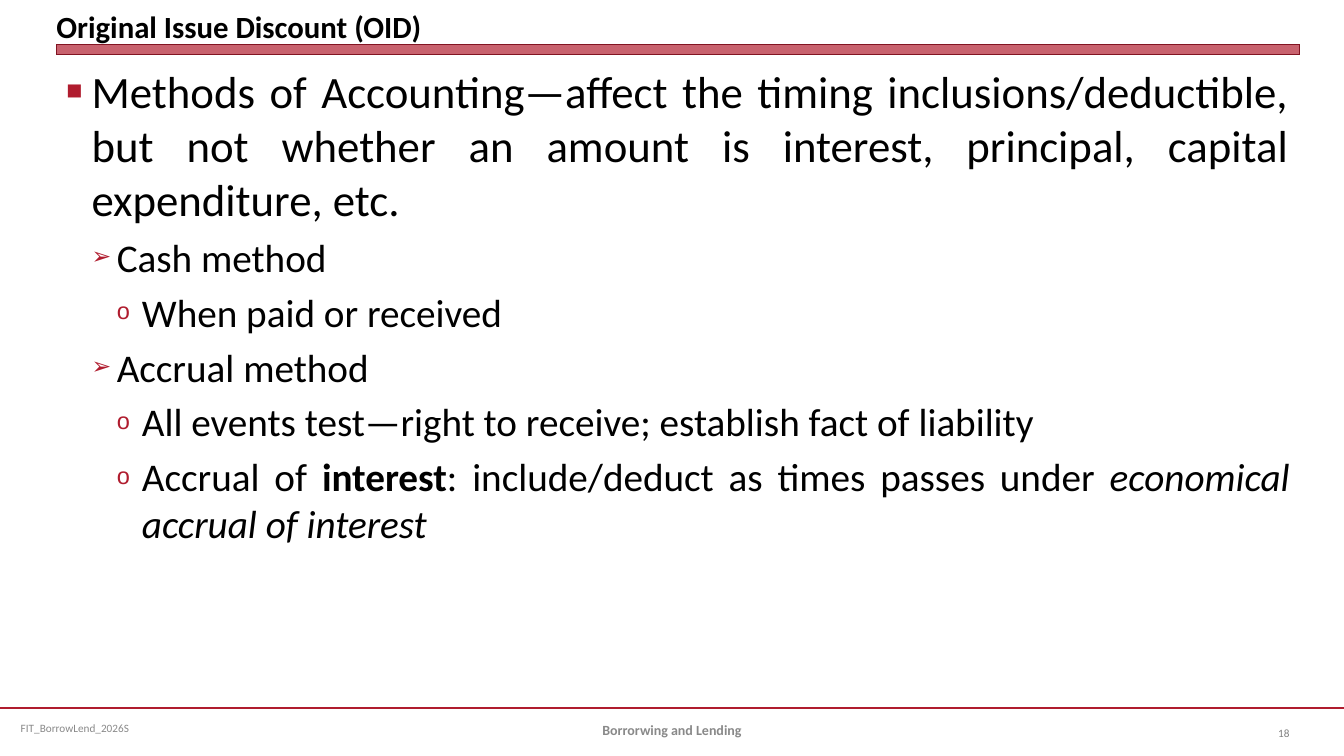
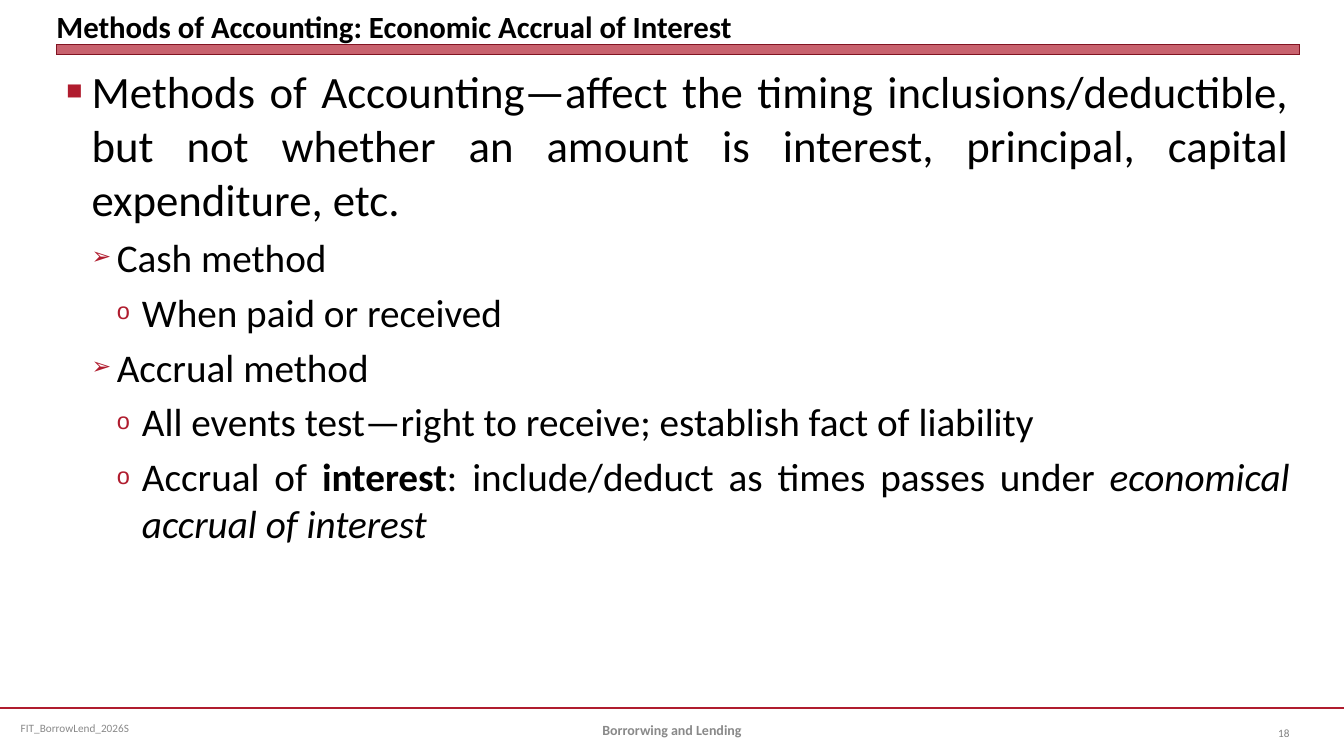
Before and after one commit to jmc877/Fed-Income-Tax, a slide deck: slide 18 of slides/FIT_BorrowLend_2026S.pptx. Drawn at 1344x756 pixels with LibreOffice and Linux fonts; fonts in the diff are those of the drawing. Boxes give left, top, right and bottom in pixels: in the first picture for what was removed or moved away, otherwise in the second. Text is boxed around its words. In the diff, an @@ line names an element or a change of style, - is before the commit and + after.

```diff
--- a/slides/FIT_BorrowLend_2026S.pptx
+++ b/slides/FIT_BorrowLend_2026S.pptx
@@ title at (56,16,732,46): text changed @@
-Original Issue Discount (OID)
+Methods of Accounting: Economic Accrual of Interest
```
Also in this commit, not shown: 2 other slides changed, 1 slide added.
